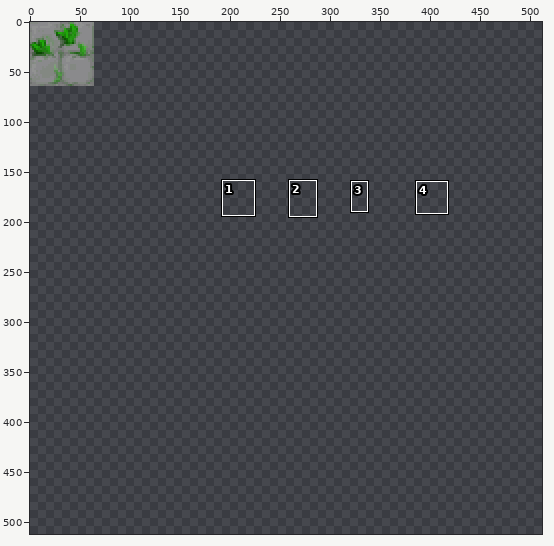
One commit to this sprite sheet: wa_aware_rc3_tileset.png. The picture above shows the old version from afar; the outline marks the close-up.
Close-up. Earlier state:
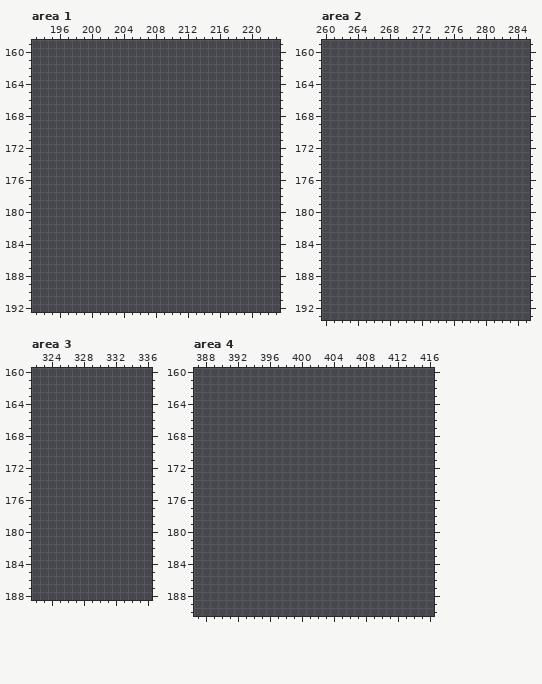
The file is 512x512 pixels. Colours within 5 levels of each other are drawn and written as one. Shown: area 1: x 193..223, y 159..192; area 2: x 260..285, y 159..193; area 3: x 322..336, y 160..188; area 4: x 387..416, y 160..190. The commit also changed other parts of the picture, which this record leaves out.
Once edited:
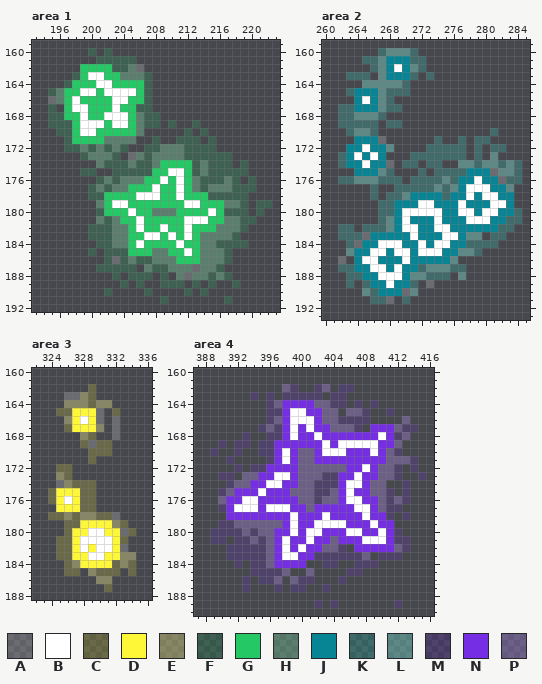
Palette (. is transparent): A #ffffff32  B #ffffff  C #fef73732  D #fef737  E #fefb905a  F #24c86532  G #24c865  H #85e0a95a  J #088594  K #2af9df32  L #89fced5a  M #752ee432  N #752ee4  P #b28bf05a
Diff:
Area 1:
y 160: x 200 . -> F; x 202 . -> F
y 161: x 201..205 ..... -> FFFFF
y 162: x 199..206 ........ -> GGGGFFHA
y 163: x 198..207 .......... -> FGBBGGHHHF
y 164: x 197..207 ........... -> FGGGBBGGGGF
y 165: x 195..207 ............. -> FHGGBBGBBBBGF
y 166: x 195..207 ............. -> AHGBGGGGBBGGF
y 167: x 195 . -> F; x 197..207 ........... -> GBBGGGBGGFF
y 168: x 195..208 .............. -> FFGGBGGBBBGHFF
y 169: x 195..208 .............. -> FFFGBBBGBBGHFF; x 210 . -> F; x 213 . -> F
y 170: x 196..206 ........... -> FFGBBGGGGGH; x 212 . -> F; x 214 . -> F
y 171: x 197..205 ......... -> FGGGGHHHH; x 208 . -> F; x 211..213 ... -> FFF; x 215 . -> F
y 172: x 197..204 ........ -> FFHFHFHF; x 207..215 ......... -> FFHHHFFFF
y 173: x 199..203 ..... -> FHHHF; x 205..217 ............. -> AHFHHHHFFFFFF
y 174: x 201..217 ................. -> HFFFHFFHGGGGFHFFF; x 219 . -> F
y 175: x 199..200 .. -> FF; x 203..219 ................. -> FFFFFGGBBGFHFFFFF
y 176: x 201..218 .................. -> FHFHHHGGBGBGHFFFHF; x 220 . -> F
y 177: x 200..220 ..................... -> FHFHHGGGBGGBGHFHHHFFF
y 178: x 200..219 .................... -> FFGGGGBBBGGBGGGFFFFF
y 179: x 201..219 ................... -> HGBBGGGGGGGBBGGGHHF; x 221..222 .. -> FF
y 180: x 201..219 ................... -> FGGGBGGHHHGGGGBGFFF; x 221 . -> F
y 181: x 201..220 .................... -> HFHGGBGGGGGBBBGGHHFF
y 182: x 200..219 .................... -> FFFHHGBGGBGGBGGGHHHF
y 183: x 200..218 ................... -> FFFHHGGBBGBGBGHHHHF
y 184: x 201..219 ................... -> FFHHGBGGGGBGGHHFFFF
y 185: x 200 . -> F; x 202..217 ................ -> FFFGGGHHGGBGHHHF
y 186: x 202..217 ................ -> FAFHFFHHHGGGHHHF
y 187: x 201..205 ..... -> FFFFF; x 207..216 .......... -> HFFHHHAHHF
y 188: x 203 . -> F; x 205..207 ... -> FFF; x 209 . -> F; x 211..217 ....... -> HAHHFHF
y 189: x 204 . -> F; x 206 . -> F; x 209..211 ... -> FFF; x 213 . -> F; x 215 . -> F; x 218 . -> F
y 190: x 202 . -> F; x 207 . -> F; x 212 . -> F; x 214 . -> F
y 191: x 209 . -> F; x 217 . -> F
Area 2:
y 160: x 267..271 ..... -> KLLLK
y 161: x 265..272 ........ -> KKLJJJKK
y 162: x 266..272 ....... -> KLJBJLK
y 163: x 263..265 ... -> KKK; x 267..271 ..... -> LJJJK; x 273 . -> K
y 164: x 265..270 ...... -> LLLLLK
y 165: x 263..270 ........ -> KJJJLKKK
y 166: x 264..268 ..... -> JBJLK
y 167: x 262..269 ........ -> KKJJJLKK
y 168: x 262..267 ...... -> KKLLLK
y 169: x 262..266 ..... -> KKKKK; x 268..269 .. -> KK
y 170: x 263..266 .... -> KLLK; x 281 . -> K
y 171: x 264..267 .... -> JJJA; x 274 . -> K; x 277 . -> K; x 279..280 .. -> KK
y 172: x 263..268 ...... -> JJBJJL; x 273..277 ..... -> KKKKK; x 279 . -> K; x 281..282 .. -> KK
y 173: x 262..267 ...... -> KJBJBJ; x 271..277 ....... -> KKKKKKK; x 279 . -> K; x 281 . -> L
y 174: x 262..268 ....... -> KJJBJJA; x 270..271 .. -> KK; x 273..274 .. -> KK; x 277..284 ........ -> LLKLLKLK
y 175: x 264..268 ..... -> JJJLK; x 272 . -> K; x 274..284 ........... -> KKKKJJJALLK
y 176: x 262..269 ........ -> KKLLLKKK; x 271..284 .............. -> KKKKLKJJBJJAKK
y 177: x 266 . -> K; x 269..283 ............... -> KKKKKLKLJBBBJJL
y 178: x 266 . -> K; x 268..283 ................ -> KKLJJJJKJJBJBBJJ
y 179: x 267..283 ................. -> KKJJJBBJJJBJJJBBJ
y 180: x 267..284 .................. -> KKJBBBBBJJBBJBBJJK
y 181: x 267..284 .................. -> KLJBJJJBJJJBBBJJKK
y 182: x 262..263 .. -> KK; x 265..283 ................... -> KKKLJBBJJBBJJJJJJKK
y 183: x 262..279 .................. -> KKKAJJJJJBJJJBBJLL; x 281..282 .. -> KK
y 184: x 263..281 ................... -> KAJJBBBJJBJBBJJKKKK
y 185: x 263..279 ................. -> LJJBBJBBJBBBJJLLK
y 186: x 262 . -> A; x 264..276 ............. -> JBBJJJBJJJJJL
y 187: x 262..277 ................ -> KKJJBBJBJJKLLLKK
y 188: x 263..275 ............. -> KKJJBBBJLLKKK; x 277 . -> L
y 189: x 263 . -> K; x 265..271 ....... -> KJJBJJK; x 273 . -> A
y 190: x 265..271 ....... -> LKJJJAL
y 191: x 266..268 ... -> KKA; x 270 . -> K
Area 3:
y 162: x 329 . -> C
y 163: x 326..329 .... -> AAEC
y 164: x 326..331 ...... -> EEECEE
y 165: x 325..330 ...... -> CCDDDA; x 332 . -> C
y 166: x 326..330 ..... -> EDBDA; x 332 . -> A
y 167: x 326..330 ..... -> CDDDE; x 332 . -> A
y 168: x 328..329 .. -> EC; x 332 . -> A
y 169: x 328..331 .... -> CACC
y 170: x 329..331 ... -> CCC
y 171: x 329 . -> C
y 172: x 325..326 .. -> CC
y 173: x 325..326 .. -> EC
y 174: x 325..329 ..... -> AECCC
y 175: x 324..329 ...... -> CDDDCC
y 176: x 324..329 ...... -> CDBDCC
y 177: x 325..329 ..... -> DDDCC
y 178: x 324..332 ......... -> CCECEECCA
y 179: x 326..333 ........ -> CCDDDDEC
y 180: x 326..334 ......... -> CDDBBDDAC
y 181: x 325..333 ......... -> CCDBBBBDC
y 182: x 325..333 ......... -> CCDBDBBDA
y 183: x 325..334 .......... -> CCDDBBDDEE
y 184: x 326..334 ......... -> CEDDDDCEC
y 185: x 326..327 .. -> CC; x 329..332 .... -> ECCC; x 334 . -> C
y 186: x 330..331 .. -> EE
y 187: x 331 . -> C
Area 4:
y 162: x 398..399 .. -> PM; x 402..403 .. -> MP; x 405..406 .. -> MM
y 163: x 394 . -> M; x 396 . -> M; x 398..402 ..... -> MMMMM; x 404..405 .. -> MM
y 164: x 396..405 .......... -> MPNNNNPPMM; x 407 . -> M; x 409 . -> M
y 165: x 396..404 ......... -> MMNBBNNPP; x 406..408 ... -> PPM; x 411 . -> M
y 166: x 396..408 ............. -> MPNBBBNPPMMMM; x 413 . -> P
y 167: x 395..407 ............. -> MPMNBNBNNPPPM; x 409..414 ...... -> NNNPMM
y 168: x 393 . -> M; x 396..413 .................. -> MMNBNNBNNNNNNNBNMP
y 169: x 390 . -> M; x 392..393 .. -> MM; x 395..412 .................. -> MMNNNNNNBNBBBBBNNP
y 170: x 389 . -> M; x 392 . -> M; x 395..412 .................. -> MMNBNPPNBBBNNNBNPM
y 171: x 391 . -> M; x 396..414 ................... -> MNBNPPNNNNNNNNNPPPM
y 172: x 392 . -> M; x 394..412 ................... -> MMNNNNPPPPPPNNBNPPM; x 414 . -> M
y 173: x 390..391 .. -> MM; x 393..412 .................... -> PPNNBBNPPPMMNNBNNPPM; x 415 . -> M
y 174: x 391..410 .................... -> MPPNNBBNNPPMMMNBBNPP; x 413 . -> M
y 175: x 390..411 ...................... -> MPNNNBNNNPPPMMPNBNNPPM; x 413 . -> M
y 176: x 390..413 ........................ -> PNNBBNNNNNPPMPPNBBNNPMPM
y 177: x 390..412 ....................... -> MNBBBNBBBNNPNNNNNBBNPMM
y 178: x 391..411 ..................... -> NNNNNNNNBNNNBNNNNBNNM; x 413 . -> M
y 179: x 390..411 ...................... -> MMPPPPPPNBNNBBBBNNNBNN
y 180: x 389..412 ........................ -> MMMMPMPPNNBNBBNNNBBNNBNM
y 181: x 389..390 .. -> MM; x 392..413 ...................... -> MMPMPNBNNBNNPNNNBBBNMM
y 182: x 391..405 ............... -> MMMMMPNBNBNNPPM; x 407..413 ....... -> NNNNNPM
y 183: x 391..408 .................. -> MMMMMPNBBNNMMMMMMP; x 410..412 ... -> MMM
y 184: x 392 . -> M; x 394..400 ....... -> MMPNNNN; x 403..404 .. -> MM; x 407..409 ... -> MMM
y 185: x 394..398 ..... -> MMMMP; x 401 . -> P; x 406..407 .. -> MM
y 186: x 393 . -> M; x 395..397 ... -> MMP; x 399..401 ... -> PMM; x 405 . -> M
y 187: x 393 . -> M; x 397 . -> M; x 399..400 .. -> MM; x 403 . -> M
y 189: x 402 . -> M; x 404 . -> M; x 412 . -> M
